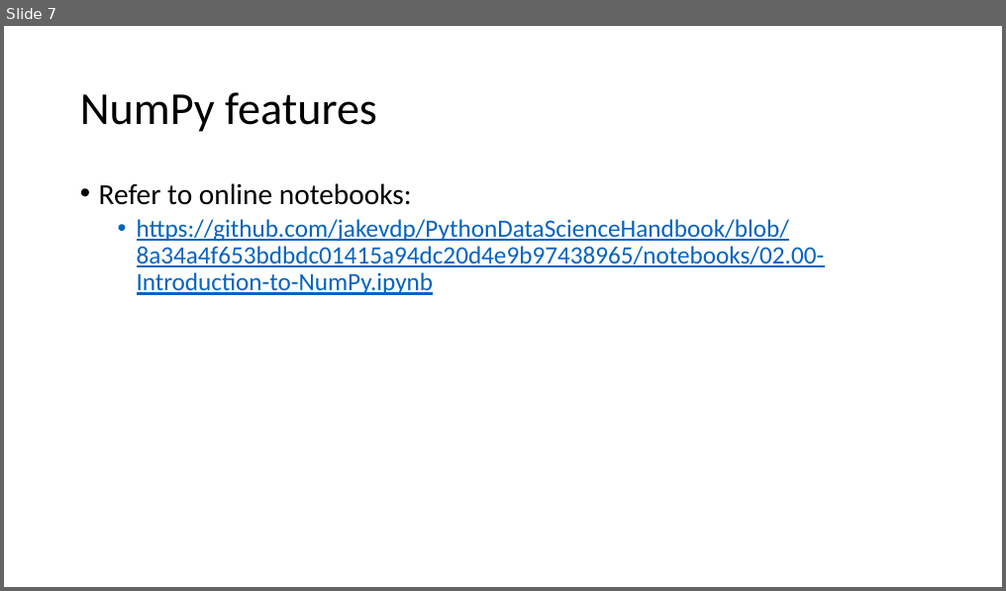
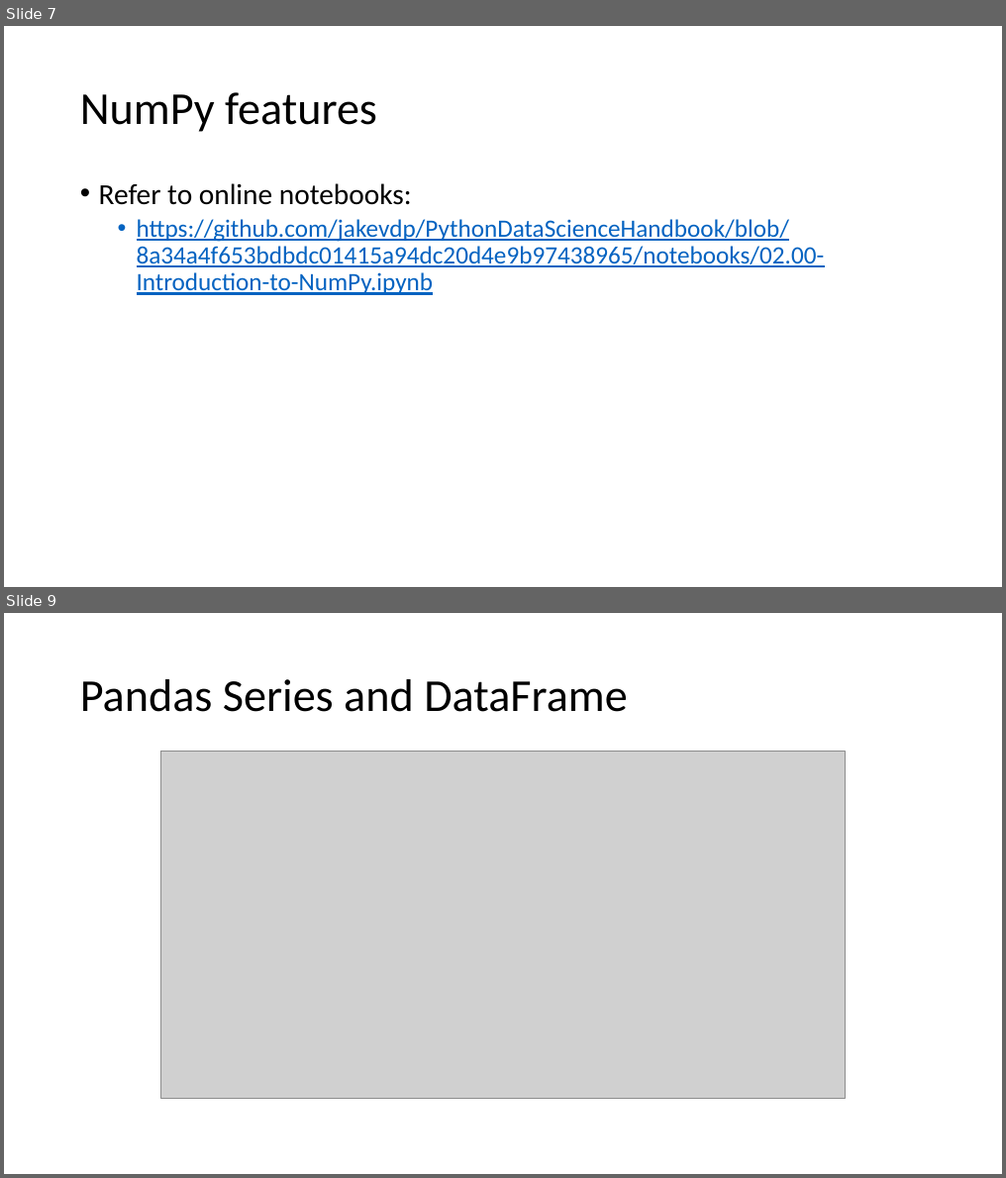
Before and after one commit to ppawar/ppawar.github.io, a slide deck: Spring2020/CSE351-S20/lectures/Python for Data Science - JakeVanderPlas.pptx. Shown one above the other, each under a label of ours: slide 7 before the commit, slides 7 and 9 after it; the slides between them are not shown. The pictures are 1006x591 and 1006x1178 pixels, drawn with LibreOffice and Linux fonts; fonts in the diff are those of the drawing; grey boxes stand for pictures. Boxes give left, top, right and bottom in pixels: in the first picture for what was removed or moved away, otherwise in the second. Text is boxed around its words. In the diff, an @@ line names an element or a change of style, - is before the commit and + after.

```diff
--- a/Spring2020/CSE351-S20/lectures/Python for Data Science - JakeVanderPlas.pptx
+++ b/Spring2020/CSE351-S20/lectures/Python for Data Science - JakeVanderPlas.pptx
@@ slide 9 added at (4,613,1002,1174), background #FFFFFF @@
@@ title added at (80,679,627,712), 44 pt, text #000000 @@
+Pandas Series and DataFrame
@@ picture added at (161,752,846,1099) @@
```
Also in this commit, not shown: 1 slide changed, 3 other slides added.
